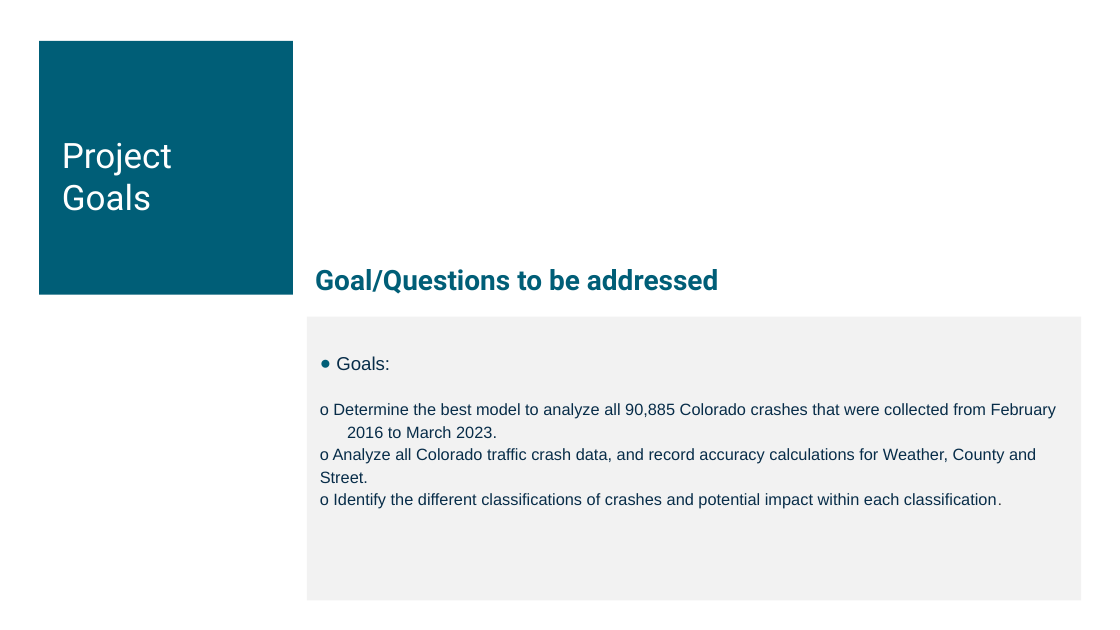
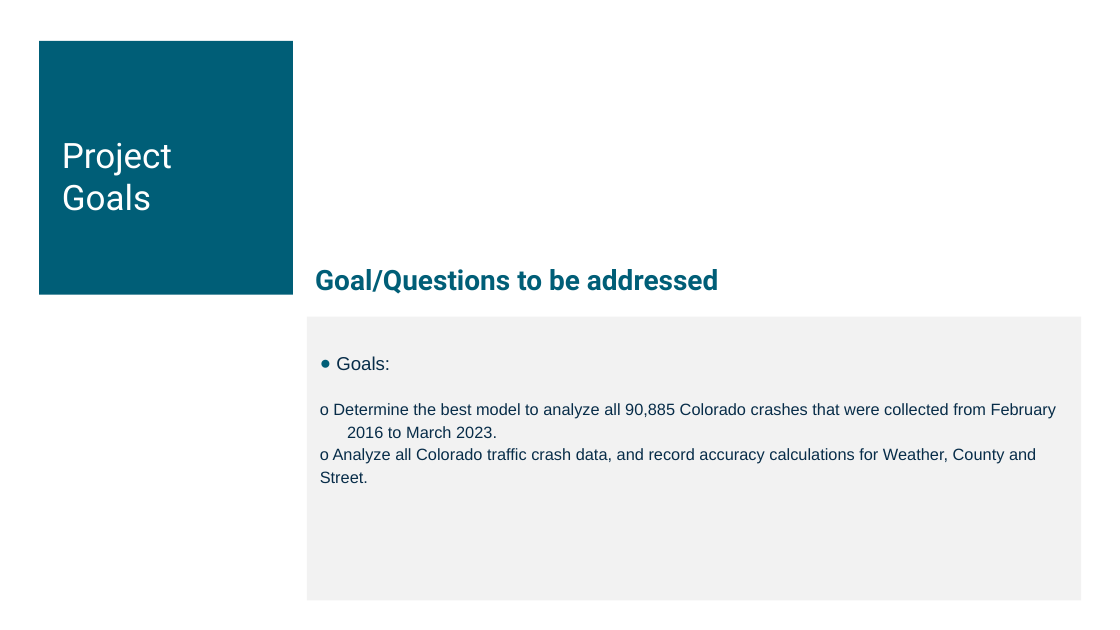
Before and after one commit to tbrown14611/Project_3_Final, a slide deck: slide 3 of Team_6_AI_Bootcamp_Project_3_Final.pptx. Drawn at 1120x630 pixels with LibreOffice and Linux fonts; fonts in the diff are those of the drawing. Boxes give left, top, right and bottom in pixels: in the first picture for what was removed or moved away, otherwise in the second. Text is boxed around its words. In the diff, an @@ line names an element or a change of style, - is before the commit and + after.

```diff
--- a/Team_6_AI_Bootcamp_Project_3_Final.pptx
+++ b/Team_6_AI_Bootcamp_Project_3_Final.pptx
@@ text at bbox=[320, 493, 1002, 509]: paragraph removed @@
-  o Identify the different classifications of crashes and potential impact within each classification.
```
Also in this commit, not shown: 1 other slide changed, 1 other file.
